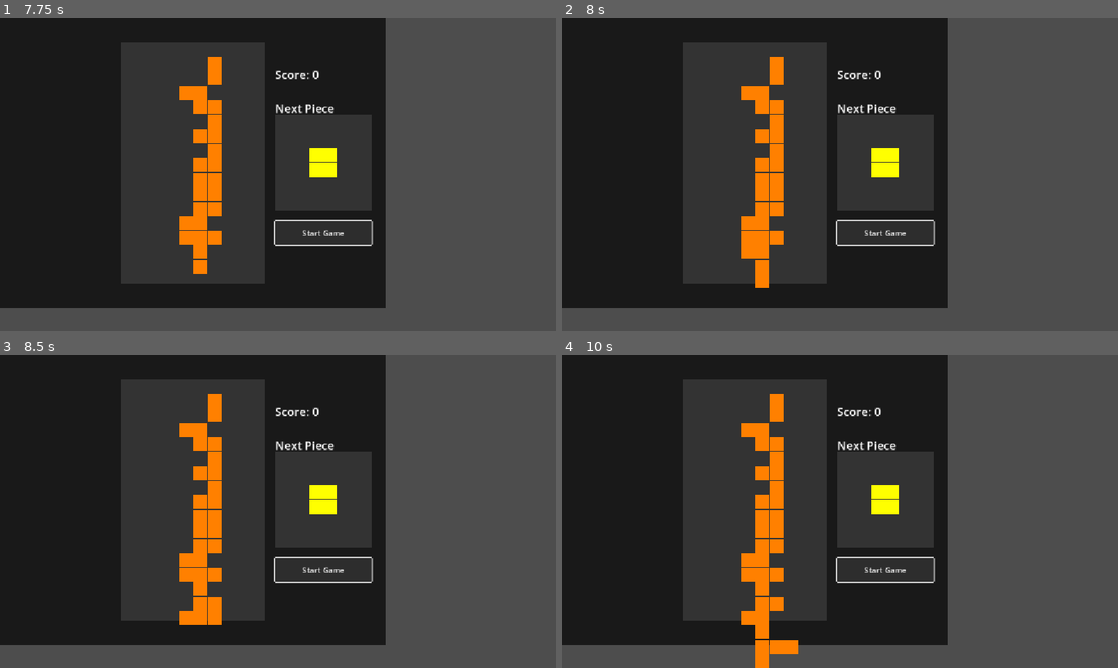
Above: before the commit, frames 1-4 (two rows, left to right).
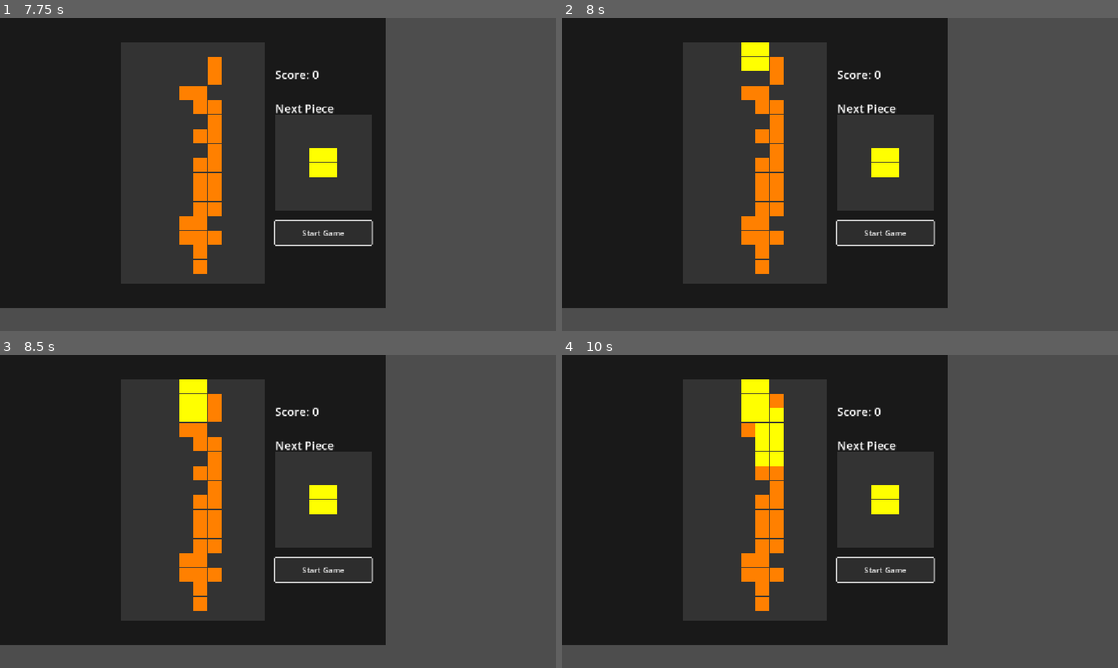
Above: after the commit, the same moments.

Repository: Formyv/godot-test-game
Game: Godot game, scene res://scenes/main.tscn
Two runs of this game, one before a commit and one after it. Both use one fixed random seed, a clock stepped at 60 frames per second and the inputs below.
Inputs:
- Up to frame 1 (7.75 s): click "Start Game" at 0.5 s; click "Start Game" at 1.25 s; tap Enter (ui_accept) at 2, 2.27, 3.02, 3.5, 4.52, 5, 5.27, 6.02, 6.5, 7.25, 7.52 s; hold Right (ui_right) 2.03-3.53 s; hold Left (ui_left) 3.53-4.28 s; hold Right (ui_right) 4.28-5.78 s; hold Left (ui_left) 5.78-6.53 s; hold Right (ui_right) 6.53-7.28 s; hold Left (ui_left) from 7.28 s (still down)
- Up to frame 2 (8 s): keep holding Left (ui_left)
- Up to frame 3 (8.5 s): keep holding Left (ui_left); tap Enter (ui_accept) at 8.27 s
- Up to frame 4 (10 s): tap Enter (ui_accept) at 8.75, 9.02 s; release Left (ui_left) at 8.78 s; hold Right (ui_right) from 8.78 s (still down)

Frame 1 is identical in both runs. In frame 2, 0.7% of the frame differs, in the area x 32-38%, y 7-87%; in frame 3, 1.1%; in frame 4, 2.4%, in the area x 32-43%, y 7-100%.

Commit message:
Update GRID_HEIGHT and fix game area size

Diff:
--- a/scripts/game.gd
+++ b/scripts/game.gd
@@ -1,7 +1,7 @@
 extends Node2D
 
 const GRID_WIDTH = 10
-const GRID_HEIGHT = 20
+const GRID_HEIGHT = 16
 const CELL_SIZE = 30
 
 var grid = []
